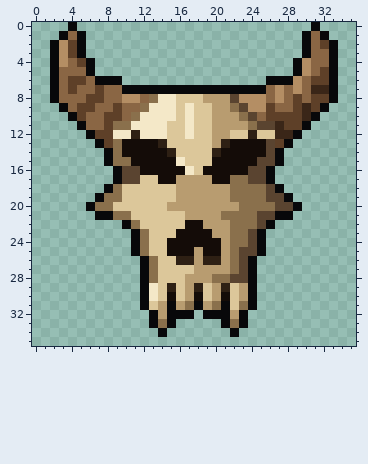
Two states of a pixel-art file, ferramentas/prototipos/hud/itens-lote-noite/doca_r5/fontes/atalho-bestiario/atalho-bestiario-36.aseprite. The first picture shows the starting point.
36x36 pixels, 1 frame.
The result:
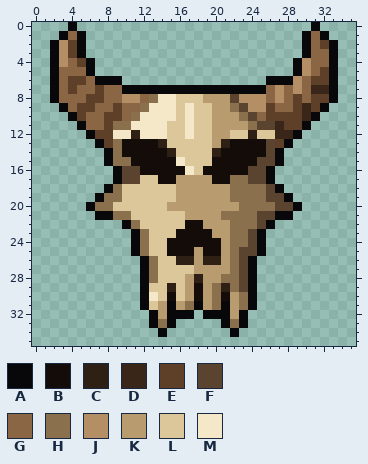
Palette (. is transparent): A #08080a  B #140c08  C #2e2014  D #3a2618  E #5e4028  F #5a4430  G #8a6644  H #8a704c  J #b48e64  K #b89c70  L #dcc79a  M #f4e8c8
What changed:
--- layer "cranio"
@@ x 11..25 @@
 27 .AHLLLLKKKKHFA.
-28 .AHLLLKKKHHFFA.
-29 .AMLCLKCLKCLKA.
-30 .AMLBLKBLKBLKA.
-31 .ALKAKHAKHALHA.
+28 .AHLLLKCKKHHFA.
+29 .ALLCLKBKHCHFA.
+30 .AMLBLKBKHBKHA.
+31 .ALKAKHAKHAKHA.
 32 ..AKAAA.AAAKA..
Boxes around the changes in both pictures, in picture pixels (x1, y1, x2, y2):
changed: (194, 274, 248, 310)
changed: (149, 283, 158, 292)
